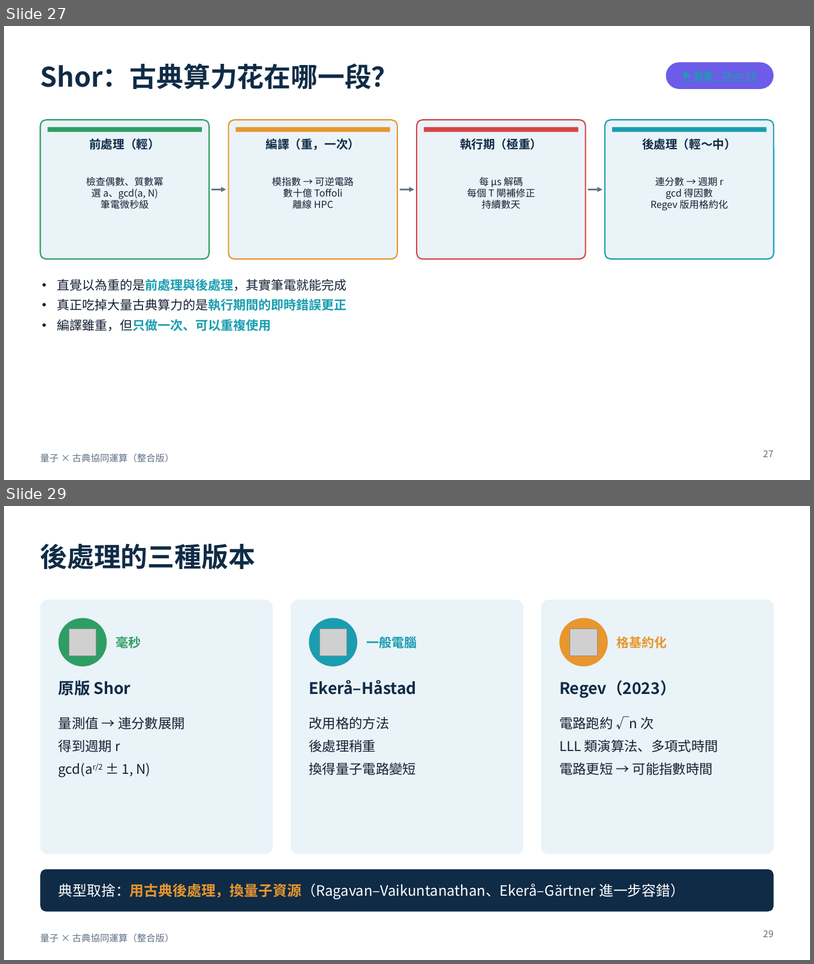
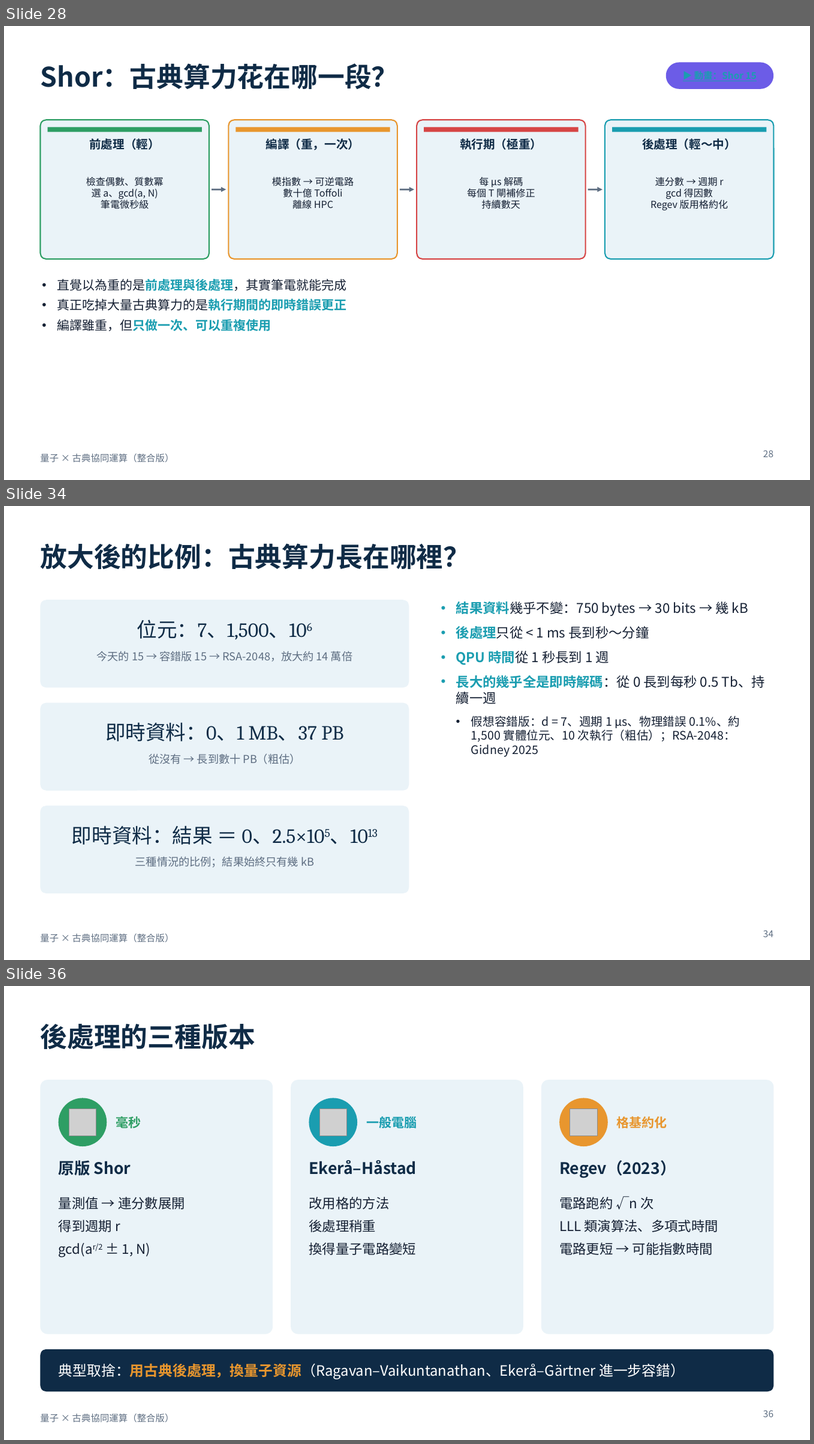
Before and after one commit to pcpcchen-coder/QuantumComputing, a slide deck: slides/output/qpu-classical-integrated.pptx. Shown one above the other, each under a label of ours: slides 27 and 29 before the commit, slides 28, 34 and 36 after it; the slides between them are not shown. The pictures are 814x964 and 814x1444 pixels, drawn with LibreOffice and Linux fonts; fonts in the diff are those of the drawing; grey boxes stand for pictures. Boxes give left, top, right and bottom in pixels: in the first picture for what was removed or moved away, otherwise in the second. Text is boxed around its words. In the diff, an @@ line names an element or a change of style, - is before the commit and + after.

```diff
--- a/slides/output/qpu-classical-integrated.pptx
+++ b/slides/output/qpu-classical-integrated.pptx
@@ slide 34 added at (4, 506, 810, 960), background #FFFFFF; not listed: 1 template element that a slide beside it also shows @@
@@ title added at (40, 543, 470, 569), 32 pt, text #0F2B46, bold @@
+放大後的比例：古典算力長在哪裡？
@@ rounded rectangle added at (40, 600, 410, 687), fill #EAF3F8 @@
@@ text added at (456, 601, 765, 757), 16 pt, text #152033 @@
+• 結果資料幾乎不變：750 bytes → 30 bits → 幾 kB
+• 後處理只從 < 1 ms 長到秒～分鐘
+• QPU 時間從 1 秒長到 1 週
+• 長大的幾乎全是即時解碼：從 0 長到每秒 0.5 Tb、持續一週
+  • 假想容錯版：d = 7、週期 1 µs、物理錯誤 0.1%、約 1,500 實體位元、10 次執行（粗估）；RSA-2048：Gidney 2025
@@ text added at (137, 619, 307, 640), 24 pt, text #0F2B46 @@
+位元：7、1,500、106
@@ text added at (97, 651, 353, 661), 13 pt, text #5E6E82 @@
+今天的 15 → 容錯版 15 → RSA-2048，放大約 14 萬倍
@@ rounded rectangle added at (40, 703, 410, 790), fill #EAF3F8 @@
@@ text added at (105, 722, 344, 741), 24 pt, text #0F2B46 @@
+即時資料：0、1 MB、37 PB
@@ text added at (149, 753, 301, 764), 13 pt, text #5E6E82 @@
+從沒有 → 長到數十 PB（粗估）
@@ rounded rectangle added at (40, 805, 410, 893), fill #EAF3F8 @@
@@ text added at (72, 825, 368, 844), 24 pt, text #0F2B46 @@
+即時資料：結果 ＝ 0、2.5×105、1013
@@ text added at (135, 856, 314, 867), 13 pt, text #5E6E82 @@
+三種情況的比例；結果始終只有幾 kB
@@ page number added at (764, 930, 774, 937), 11 pt, text #5E6E82 @@
+34
@@ what was slide 27 is now slide 28 @@
@@ page number at (764, 450, 774, 457): text changed @@
-27
+28
@@ what was slide 29 is now slide 36 @@
@@ page number at (764, 1410, 774, 1417): text changed @@
-29
+36
```
Also in this commit, not shown: 5 slides changed, 6 other slides added, 9 other files.
